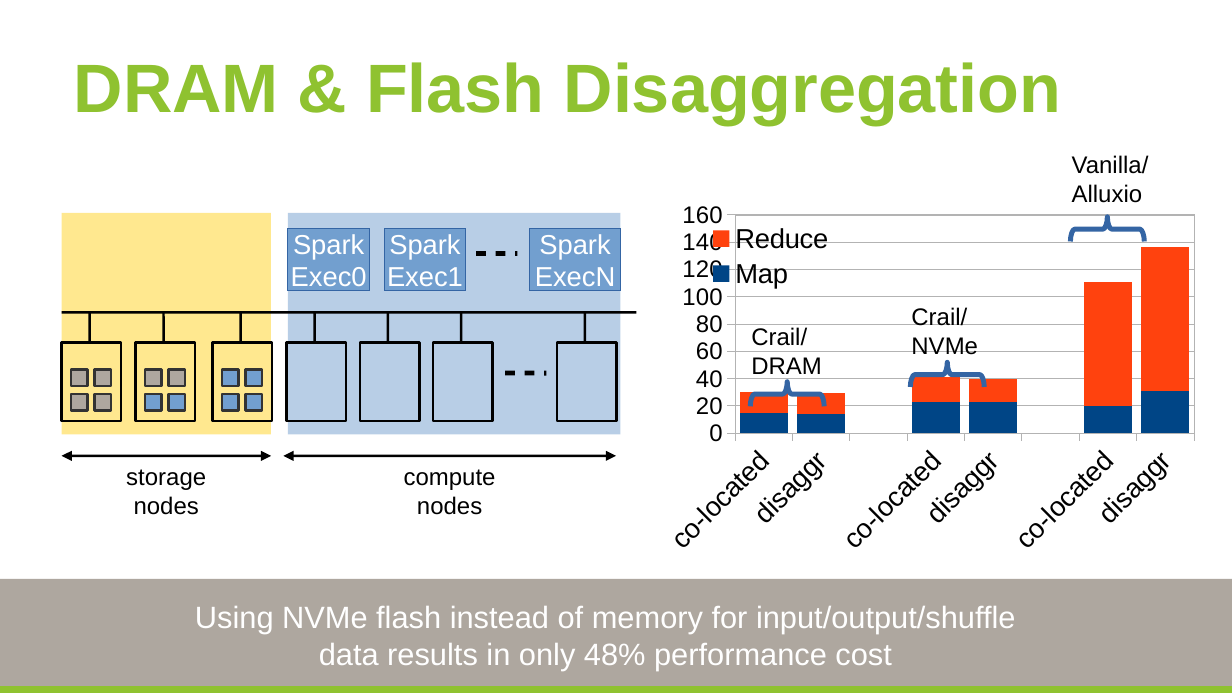
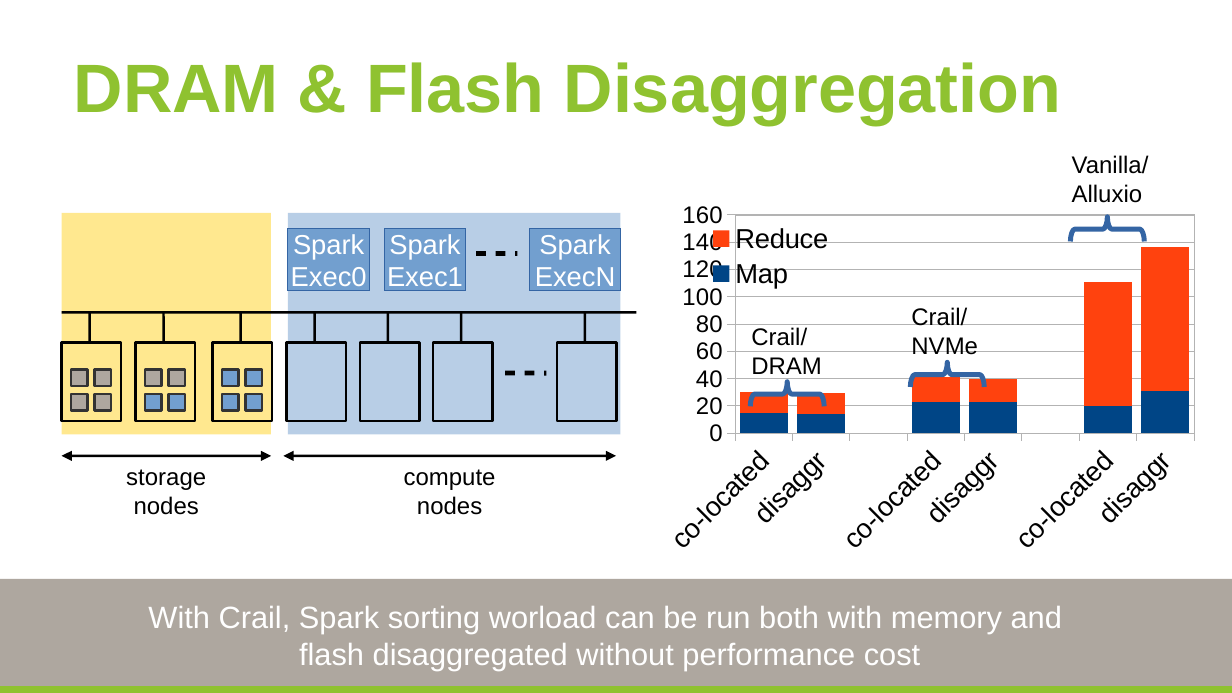
Before and after one commit to huangyibo/spark-summit-17, a slide deck: slide 27 of template.odp. Drawn at 1232x693 pixels with LibreOffice and Linux fonts; fonts in the diff are those of the drawing; background and template pictures are left out. Boxes give left, top, right and bottom in pixels: in the first picture for what was removed or moved away, otherwise in the second. Text is boxed around its words. In the diff, an @@ line names an element or a change of style, - is before the commit and + after.

```diff
--- a/template.odp
+++ b/template.odp
@@ text at (x1=148, y1=606, x2=1062, y2=671): text changed @@
-Using NVMe flash instead of memory for input/output/shuffle
-data results in only 48% performance cost
+With Crail, Spark sorting worload can be run both with memory and
+flash disaggregated without performance cost
```
Also in this commit, not shown: 1 other file.
